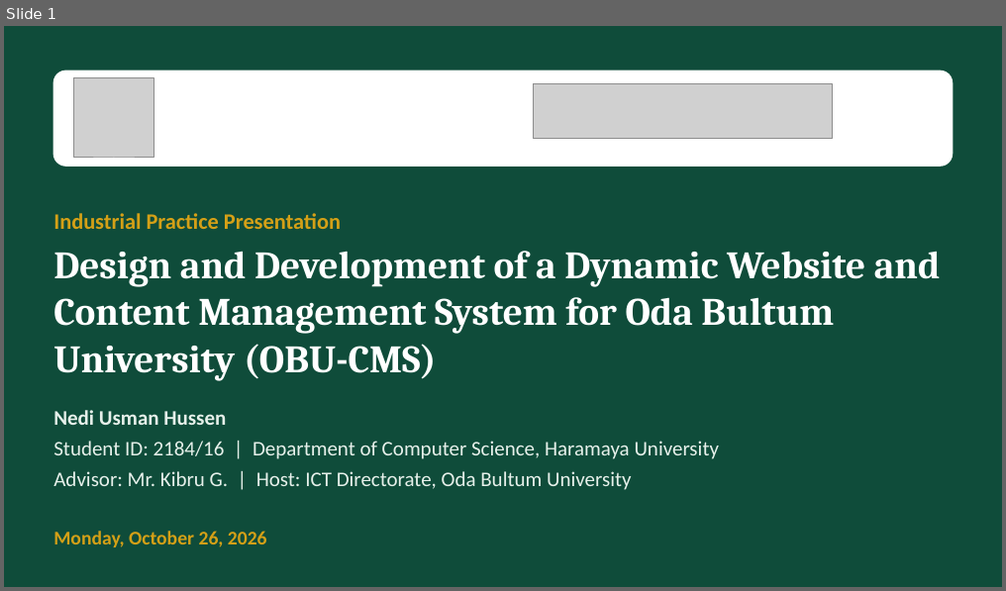
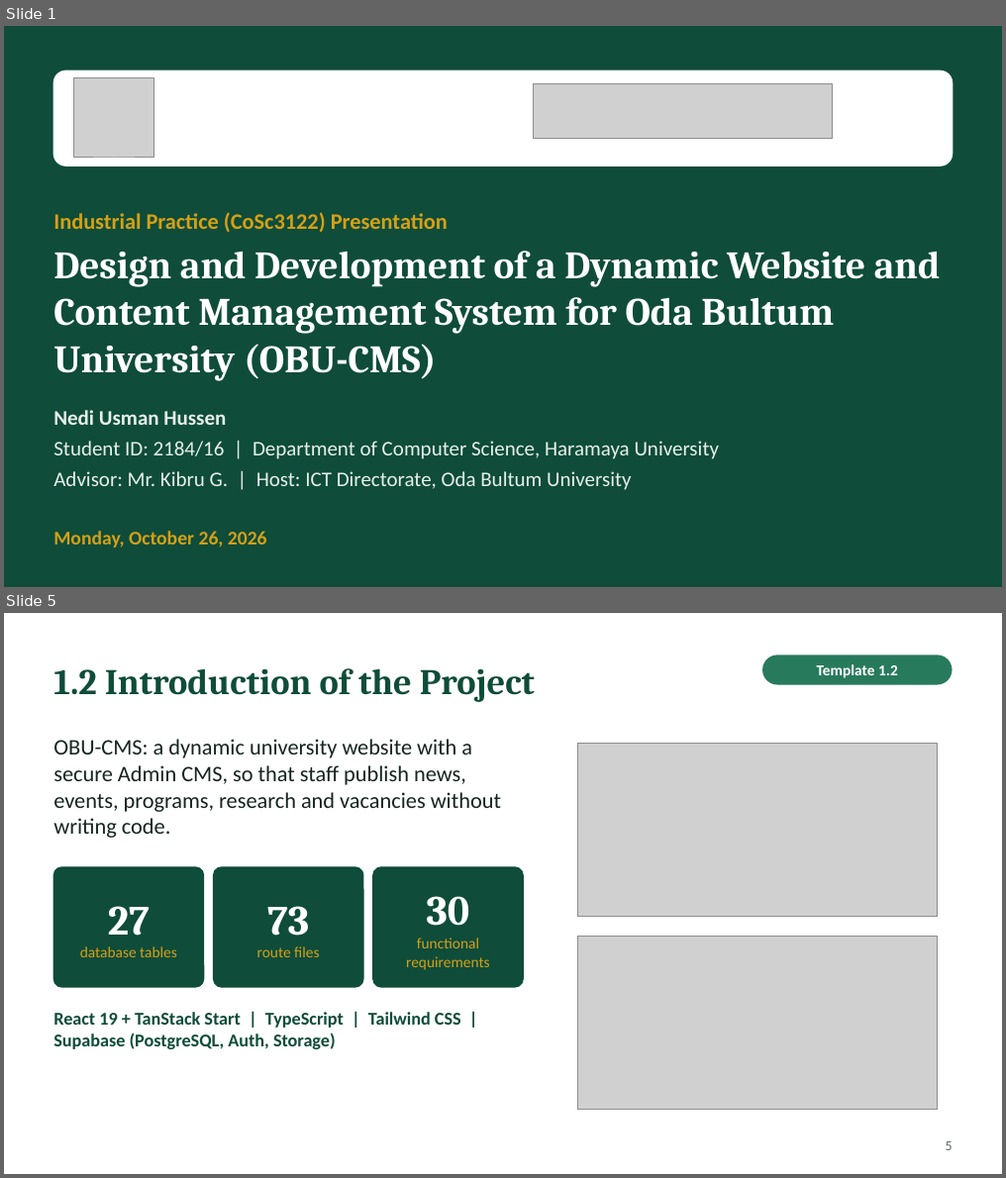
Before and after one commit to Nediusman/OBU-Intern, a slide deck: document/OBU-CMS_Presentation.pptx. Shown one above the other, each under a label of ours: slide 1 before the commit, slides 1 and 5 after it; the slides between them are not shown. The pictures are 1006x591 and 1006x1178 pixels, drawn with LibreOffice and Linux fonts; fonts in the diff are those of the drawing; grey boxes stand for pictures. Boxes give left, top, right and bottom in pixels: in the first picture for what was removed or moved away, otherwise in the second. Text is boxed around its words. In the diff, an @@ line names an element or a change of style, - is before the commit and + after.

```diff
--- a/document/OBU-CMS_Presentation.pptx
+++ b/document/OBU-CMS_Presentation.pptx
@@ slide 5 added at [4, 613, 1002, 1174], background #FFFFFF @@
@@ title added at [54, 668, 535, 702], 26 pt, text #0F4C3A, bold @@
+1.2 Introduction of the Project
@@ rounded rectangle added at [762, 655, 952, 685], fill #287A5D, 11 pt, text #FFFFFF, bold @@
+Template 1.2
@@ text added at [54, 739, 501, 838], 16 pt, text #17251F @@
+OBU-CMS: a dynamic university website with a secure Admin CMS, so that staff publish news, events, programs, research and vacancies without writing code.
@@ picture added at [578, 743, 937, 916] @@
@@ rounded rectangle added at [54, 867, 204, 987], fill #0F4C3A, outline #0F4C3A 1 pt @@
@@ rounded rectangle added at [214, 867, 363, 987], fill #0F4C3A, outline #0F4C3A 1 pt @@
@@ rounded rectangle added at [373, 867, 523, 987], fill #0F4C3A, outline #0F4C3A 1 pt @@
@@ text added at [80, 906, 177, 958], 11 pt, text #D4A017 @@
+27
+database tables
@@ text added at [257, 906, 319, 958], 11 pt, text #D4A017 @@
+73
+route files
@@ text added at [406, 896, 490, 970], 11 pt, text #D4A017 @@
+30
+functional requirements
@@ picture added at [578, 937, 937, 1110] @@
@@ text added at [54, 1012, 461, 1050], 13 pt, text #0F4C3A, bold @@
+React 19 + TanStack Start | TypeScript | Tailwind CSS | Supabase (PostgreSQL, Auth, Storage)
@@ page number added at [945, 1142, 952, 1151], 10 pt, text #5B6B64 @@
+5
@@ slide 1 changed as well @@
@@ text at [54, 212, 448, 232]: text changed @@
-Industrial Practice Presentation
+Industrial Practice (CoSc3122) Presentation
```
Also in this commit, not shown: 4 other slides changed, 11 other slides added, 13 slides removed, 25 other files.
